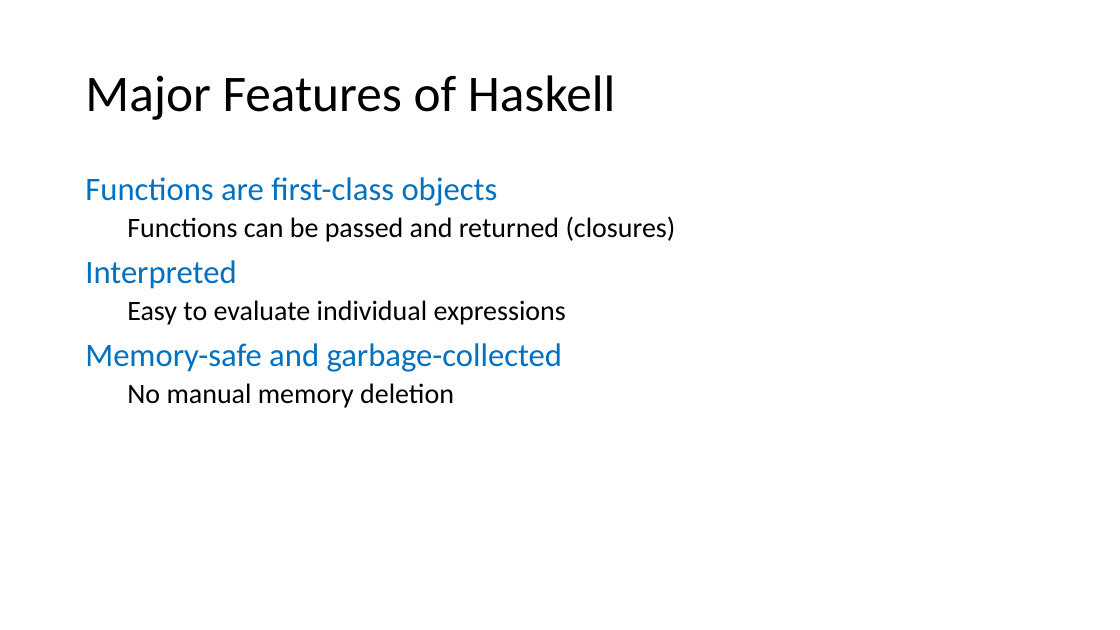
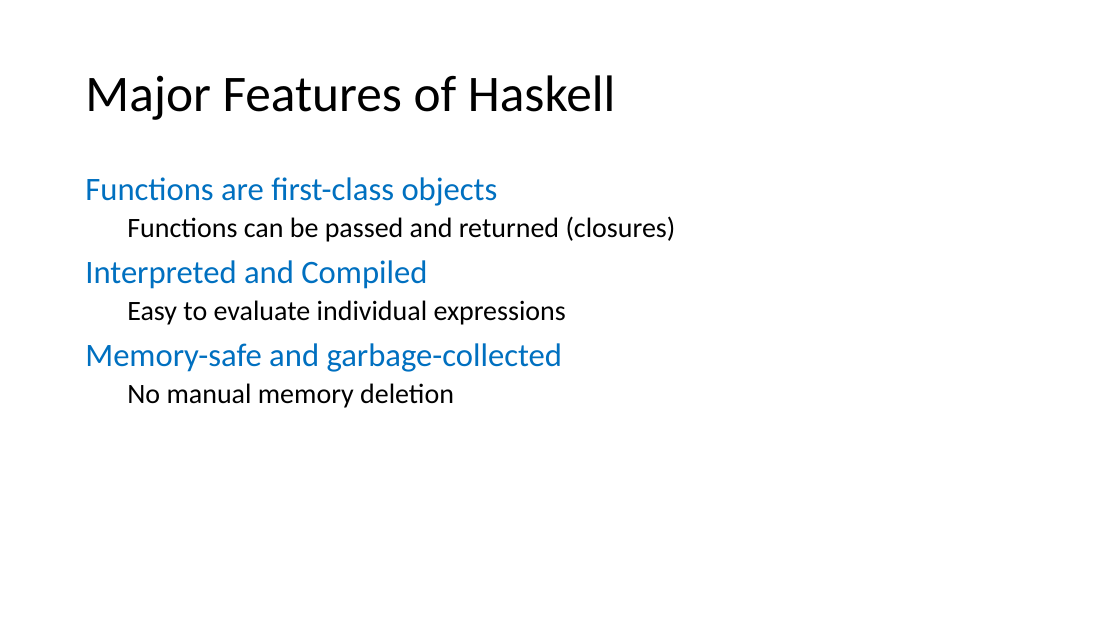
Before and after one commit to tjd1234/cmpt383summer2022, a slide deck: slide 17 of docs/languages/haskell/haskell1990.pptx (slide 16 before the commit). Drawn at 1120x630 pixels with LibreOffice and Linux fonts; fonts in the diff are those of the drawing. Boxes give left, top, right and bottom in pixels: in the first picture for what was removed or moved away, otherwise in the second. Text is boxed around its words. In the diff, an @@ line names an element or a change of style, - is before the commit and + after.

```diff
--- a/docs/languages/haskell/haskell1990.pptx
+++ b/docs/languages/haskell/haskell1990.pptx
@@ text at (x1=85, y1=260, x2=427, y2=289): text changed @@
-Interpreted
+Interpreted and Compiled
```
Also in this commit, not shown: 9 other slides changed, 1 slide added, 1 slide removed, 4 other files.
